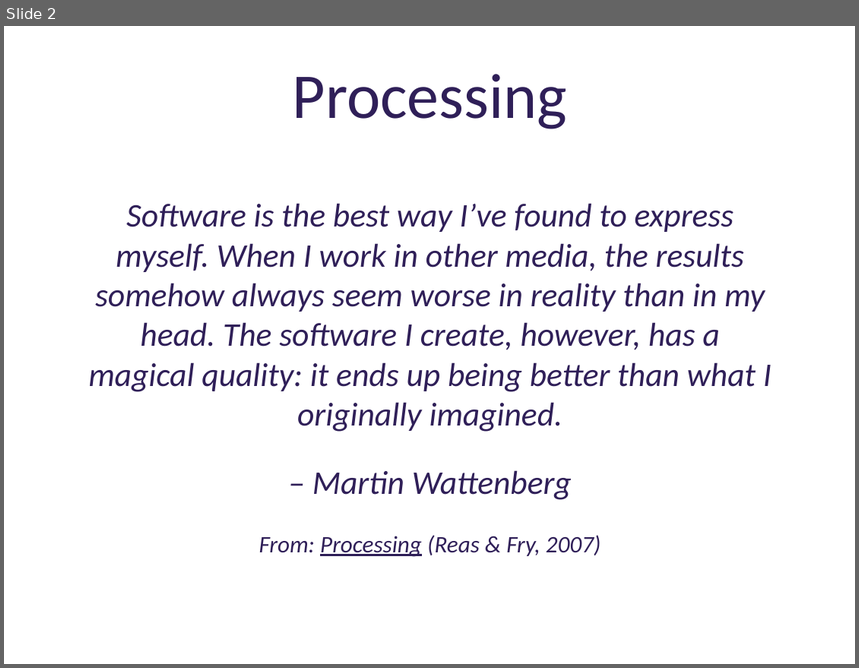
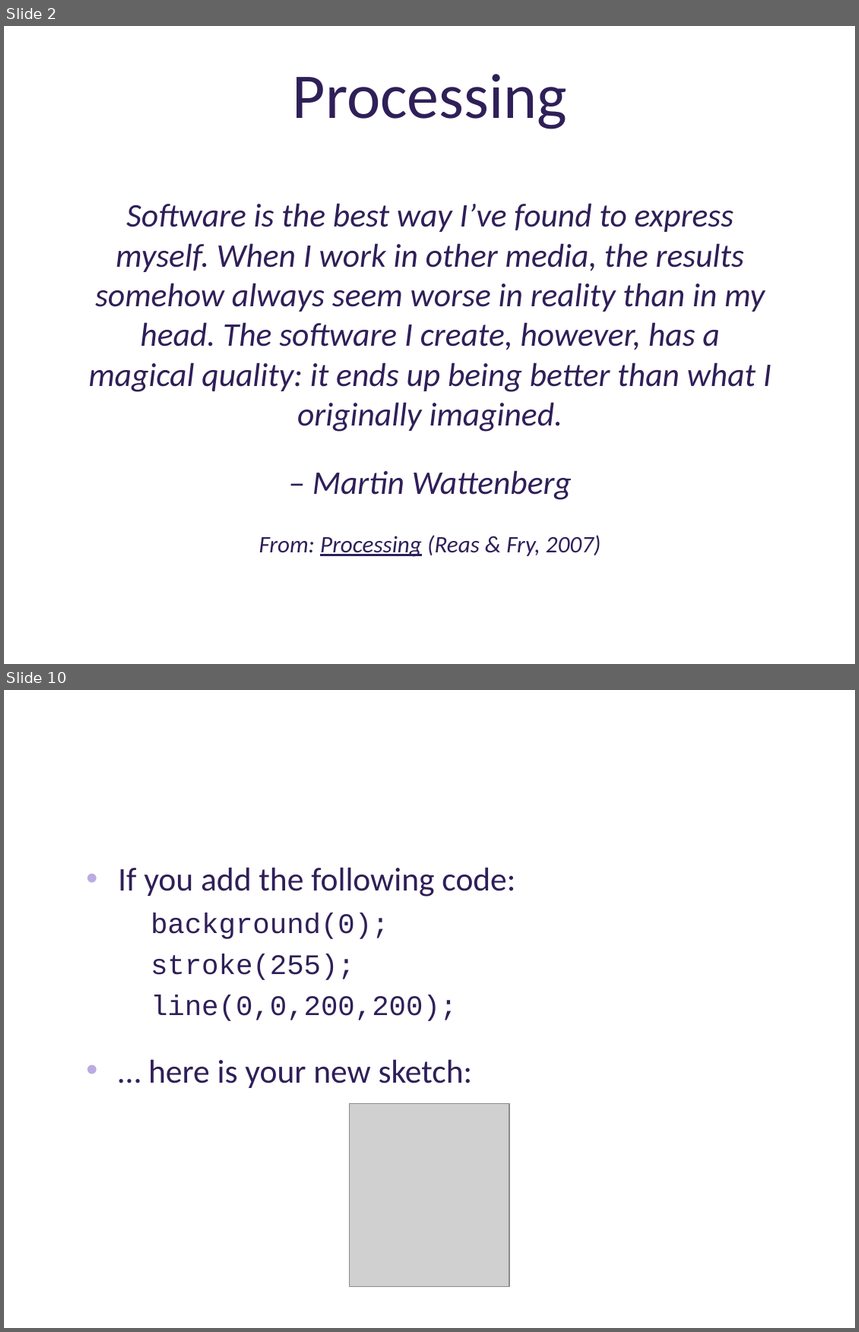
Before and after one commit to deenaengel/TF3_ProcessingSlides, a slide deck: Processing_Presentation_TF3_DE_notes.pptx. Shown one above the other, each under a label of ours: slide 2 before the commit, slides 2 and 10 after it; the slides between them are not shown. The pictures are 859x668 and 859x1332 pixels, drawn with LibreOffice and Linux fonts; fonts in the diff are those of the drawing; grey boxes stand for pictures; background and template pictures are left out. Boxes give left, top, right and bottom in pixels: in the first picture for what was removed or moved away, otherwise in the second. Text is boxed around its words. In the diff, an @@ line names an element or a change of style, - is before the commit and + after.

```diff
--- a/Processing_Presentation_TF3_DE_notes.pptx
+++ b/Processing_Presentation_TF3_DE_notes.pptx
@@ slide 10 added at (4, 690, 855, 1328), background picture (left out) @@
@@ text added at (118, 867, 515, 1088), 28 pt, text #2F1F58 @@
+• If you add the following code:
+    background(0);
+    stroke(255);
+    line(0,0,200,200);
+• … here is your new sketch:
@@ picture added at (350, 1103, 509, 1287) @@
```
Also in this commit, not shown: 2 slides changed, 15 other slides added, 1 slide removed.
